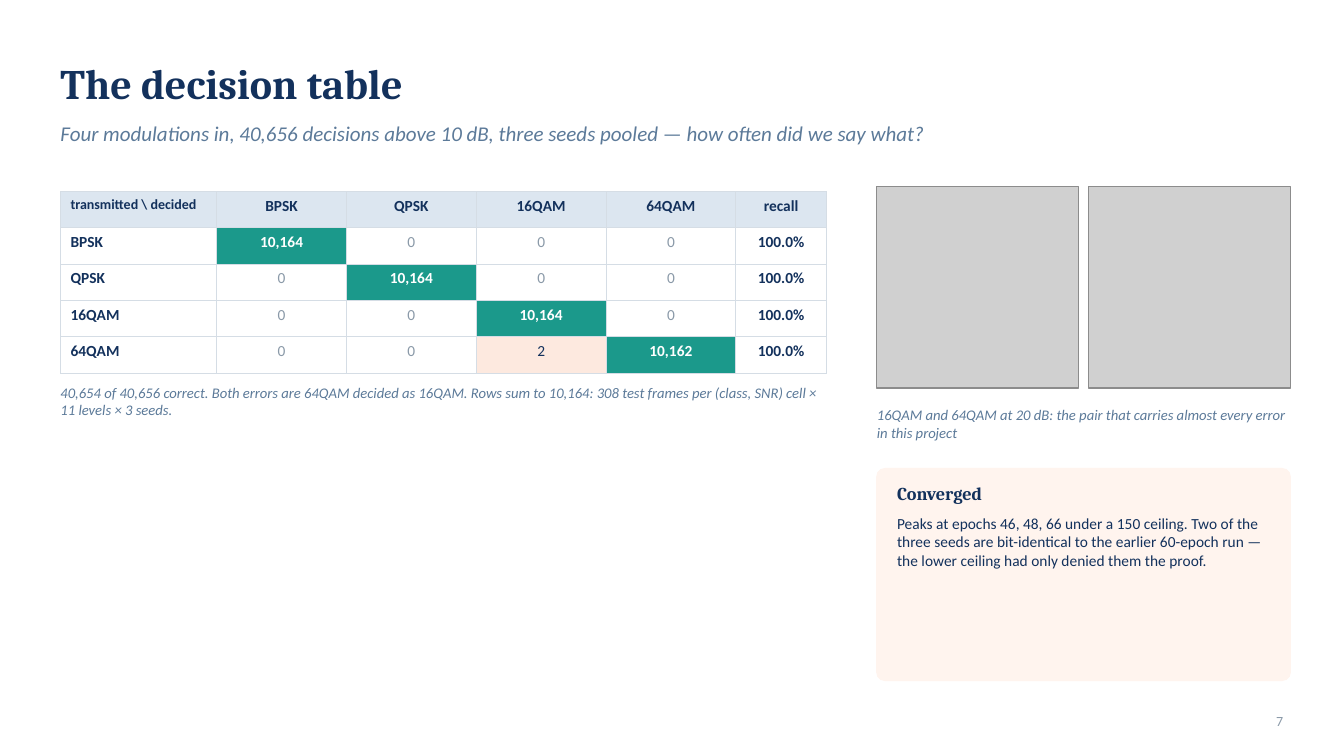
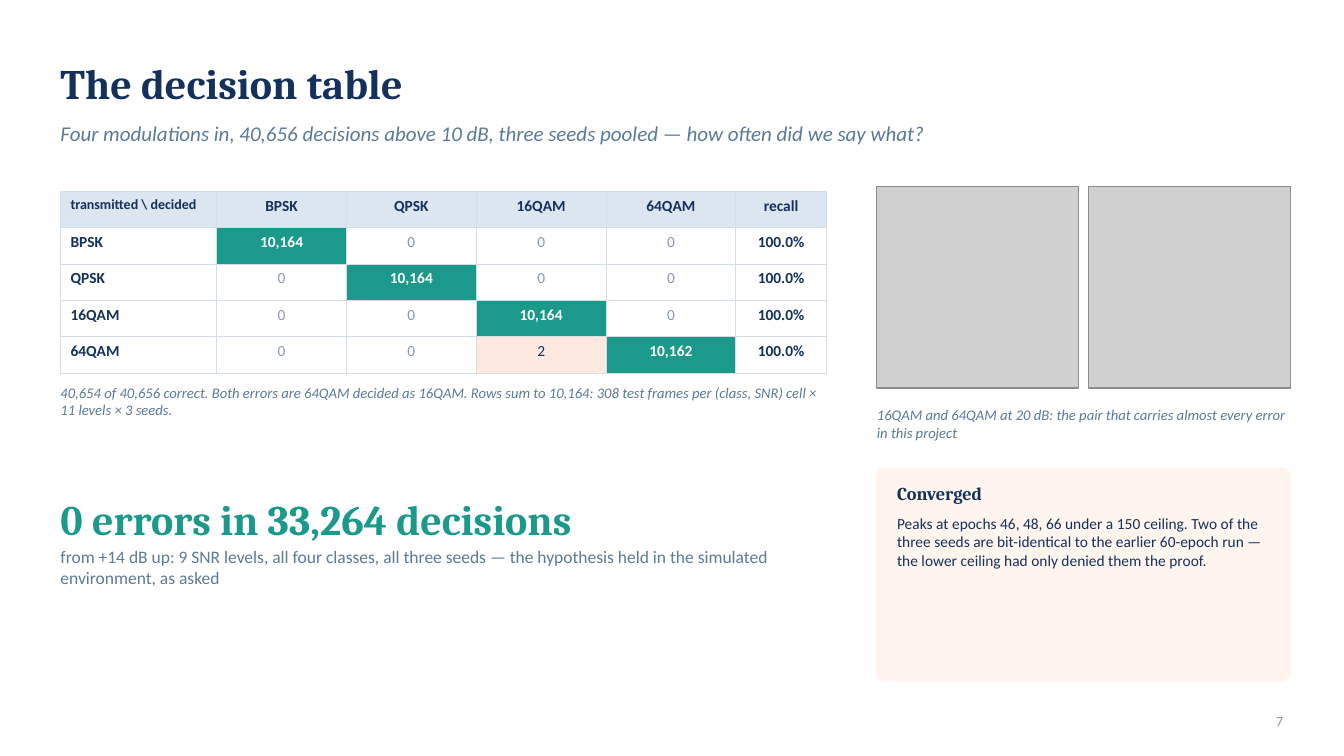
Before and after one commit to YusufBilo78/amc, a slide deck: slide 7 of deck/amc_progress.pptx. Drawn at 1344x756 pixels with LibreOffice and Linux fonts; fonts in the diff are those of the drawing; grey boxes stand for pictures. Boxes give left, top, right and bottom in pixels: in the first picture for what was removed or moved away, otherwise in the second. Text is boxed around its words. In the diff, an @@ line names an element or a change of style, - is before the commit and + after.

```diff
--- a/deck/amc_progress.pptx
+++ b/deck/amc_progress.pptx
@@ text added at (x1=60, y1=506, x2=571, y2=541), 30 pt, text #1B998B, bold @@
+0 errors in 33,264 decisions
@@ text added at (x1=60, y1=551, x2=768, y2=586), 12.5 pt, text #5C7A99 @@
+from +14 dB up: 9 SNR levels, all four classes, all three seeds — the hypothesis held in the simulated environment, as asked
```
Also in this commit, not shown: 5 other files.
